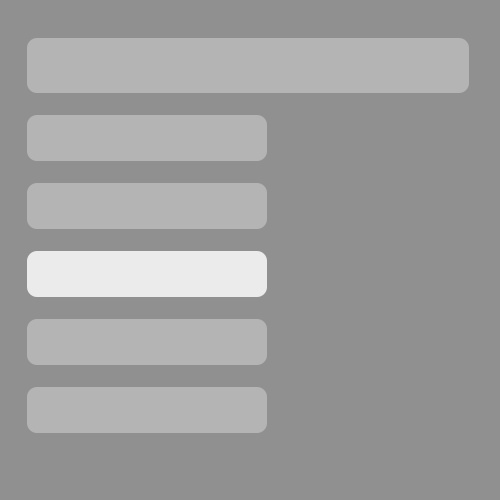
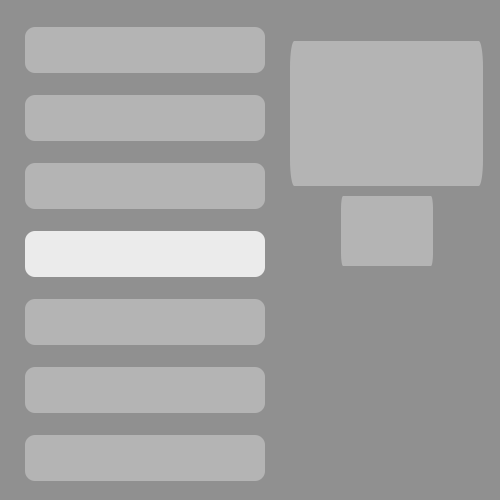
Layer changes from the first 500x500 image to the second:
added layer "Rounded Rectangle 2 copy 6" above "Rounded Rectangle 2 copy 4" over [25, 27, 265, 73]
painted on "Rounded Rectangle 2 copy 4" over [25, 367, 267, 433]
painted on "Rounded Rectangle 2 copy 3" over [25, 299, 267, 365]
painted on "Rounded Rectangle 2 copy 2" over [25, 231, 267, 297]
painted on "Rounded Rectangle 2 copy" over [25, 163, 267, 229]
added layer "Rounded Rectangle 2 copy 5" above "Rounded Rectangle 2" over [25, 435, 265, 481]
painted on "Rounded Rectangle 2" over [25, 95, 267, 161]
added layer "Rounded Rectangle 1 copy" above "Rounded Rectangle 1" over [341, 196, 433, 266]
painted on "Rounded Rectangle 1" over [27, 38, 483, 186]
